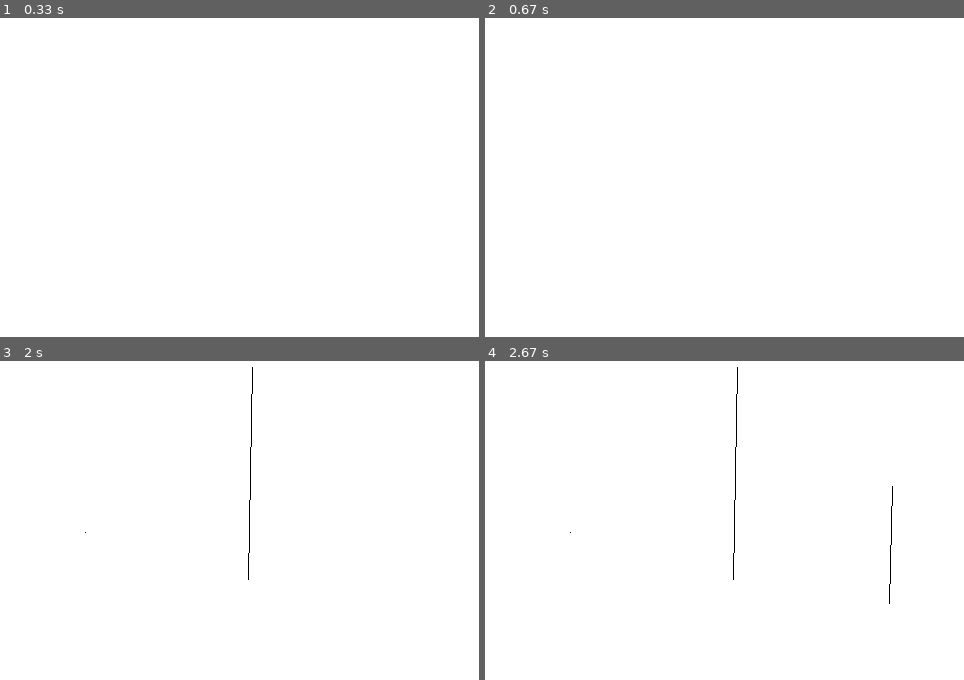
Above: before the commit, frames 1-4 (two rows, left to right).
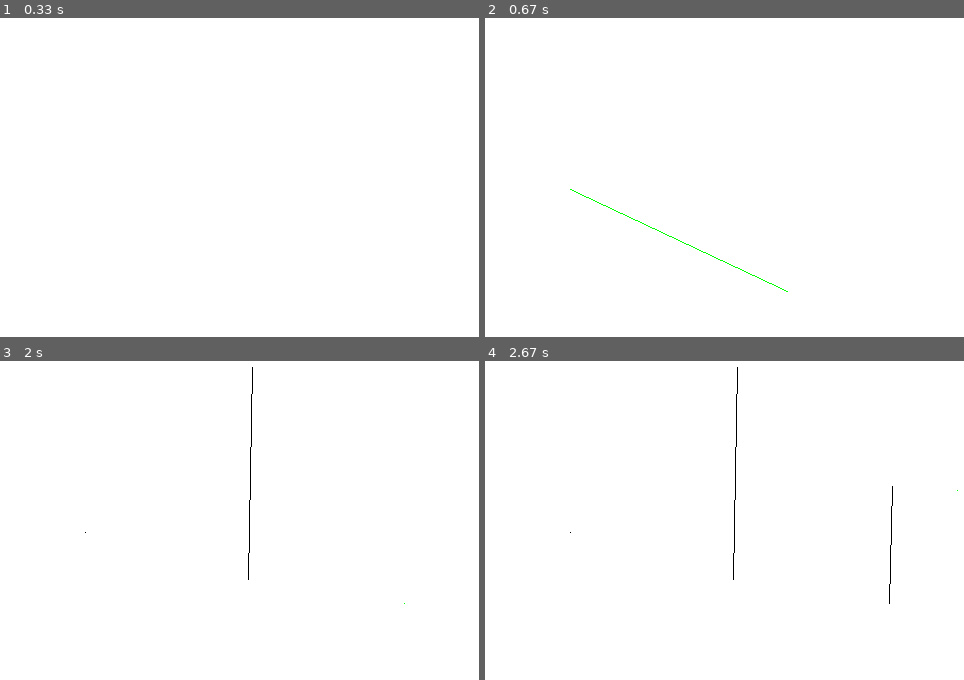
Above: after the commit, the same moments.

Repository: FabioZTessitore/learning_pygame
Game: pygame game, started from 0004_mouse.py
The game is run twice, just before and just after one commit, with the same random seed, the same clock (stepped at 60 frames per second) and the same inputs.
Inputs (mouse positions are in pixels of both pictures, inside the frame that each line leads up to):
- Up to frame 1 (0.33 s): no input
- Up to frame 2 (0.67 s): press the mouse at (571, 190) at 0.37 s; move the mouse to (676, 241) at 0.47 s; release the mouse at (786, 292) at 0.6 s
- Up to frame 3 (2 s): press the mouse at (86, 533) at 0.7 s; move the mouse to (201, 552) at 0.8 s; release the mouse at (311, 571) at 0.93 s; click (253, 367) at 1.05 s; click (249, 577) at 1.38 s; click (402, 603) at 1.72 s
- Up to frame 4 (2.67 s): click (892, 485) at 2.05 s; click (959, 488) at 2.38 s

Frame 1 is identical in both runs. In frame 2, 0.1% of the frame differs, in the area x 17-64%, y 53-86%; in frame 3, less than 0.1%; in frame 4, less than 0.1%.

Commit message:
show current line

Diff:
--- a/0004_mouse.py
+++ b/0004_mouse.py
@@ -8,6 +8,7 @@
 
 BGCOLOR = (255, 255, 255)
 BLACK = (0, 0, 0)
+GREEN = (0, 255, 0)
 
 pygame.init()
 
@@ -16,10 +17,13 @@
 
 # on first click store mouse coords
 # on second click store the line
-second_click = False
+secondClick = False
 
 # no lines at startup
 lines = []
+
+# current line, on mouse motion
+currentLine = []
 
 done = False
 
@@ -31,18 +35,32 @@
             done = True
 
         # mouse events
+        # click handler
         if event.type == pygame.MOUSEBUTTONDOWN:
-            if second_click:
+            if secondClick:
                 # store line
                 lines.append( (position, event.pos) )
+                # clear current line
+                currentLine = []
                 #
-                second_click = False
+                secondClick = False
             else:
                 # first click,
                 # store mouse coords
                 position = event.pos
+                # set first point of current line
+                currentLine.append(position)
+                # on click, current line is a point
+                currentLine.append(position)
                 # flag to second click
-                second_click = True
+                secondClick = True
+        # mouse motion handler
+        if event.type == pygame.MOUSEMOTION:
+            # waiting for second click
+            # update line end
+            if secondClick:
+                currentLine[1] = event.pos
+
 
     # clear the screen
     screen.fill(BGCOLOR)
@@ -51,6 +69,10 @@
     for line in lines:
         pygame.draw.line(screen, BLACK, line[0], line[1])
 
+    # draw current line
+    if secondClick:
+        pygame.draw.line(screen, GREEN, currentLine[0], currentLine[1])
+
     pygame.display.flip()
 
 pygame.quit()
